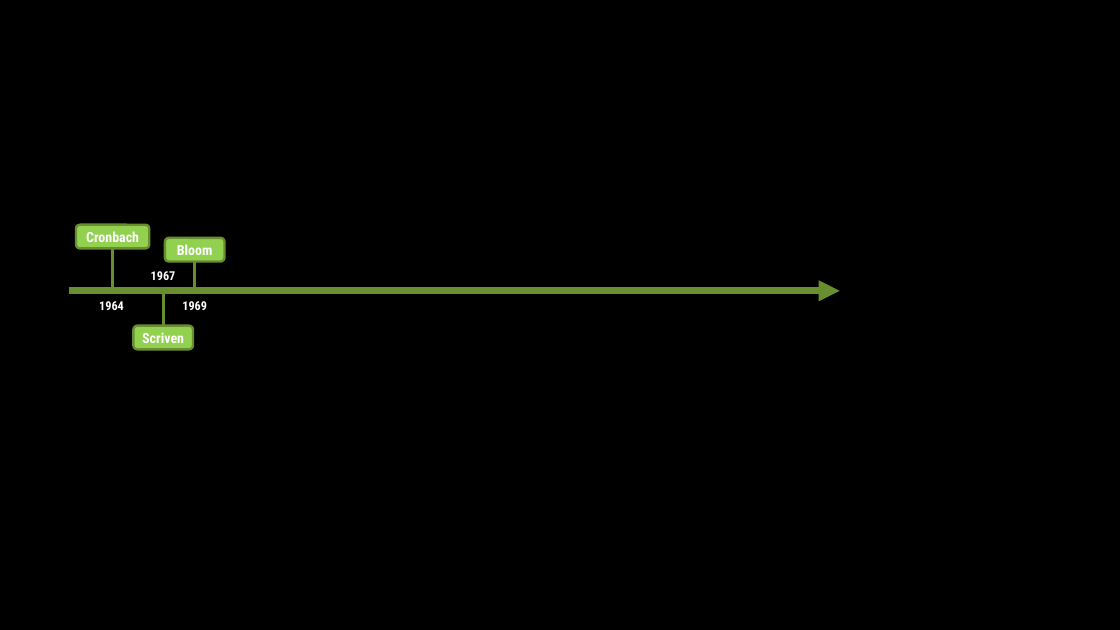
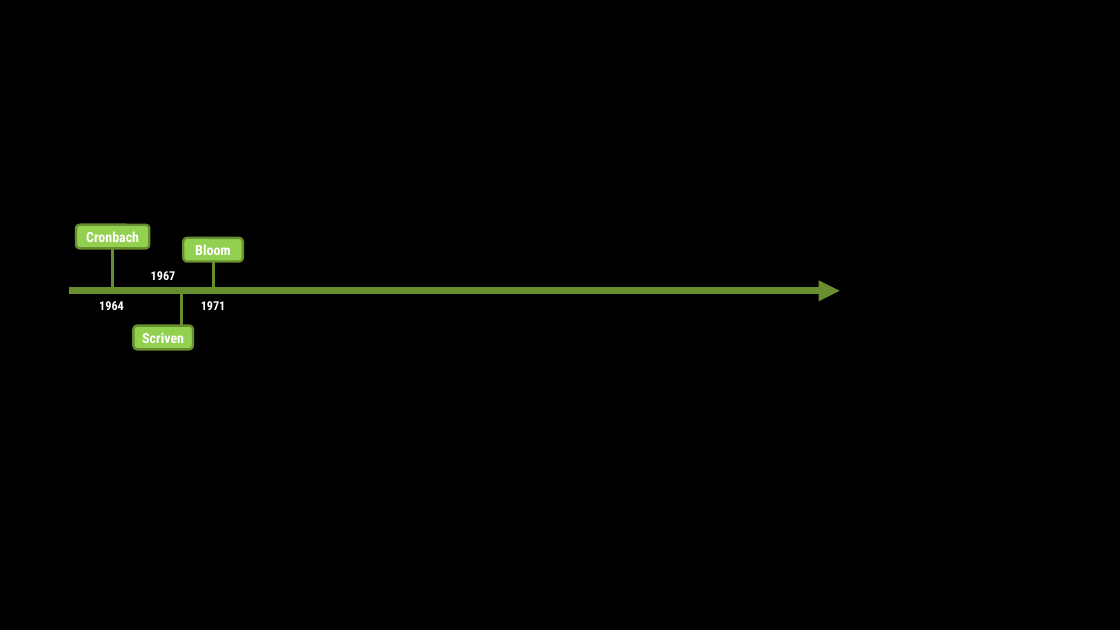
Before and after one commit to SonjaHahn/ScaRM2, a slide deck: slide 3 of img/timeline.pptx. Drawn at 1120x630 pixels with LibreOffice and Linux fonts; fonts in the diff are those of the drawing. Boxes give left, top, right and bottom in pixels: in the first picture for what was removed or moved away, otherwise in the second. Text is boxed around its words. In the diff, an @@ line names an element or a change of style, - is before the commit and + after.

```diff
--- a/img/timeline.pptx
+++ b/img/timeline.pptx
@@ 2 lines, 1 rounded rectangle: place and size @@
-2 lines, 1 rounded rectangle at [163, 238, 224, 326]
+2 lines, 1 rounded rectangle at [181, 238, 243, 326]
@@ text at [201, 301, 226, 310]: text changed @@
-1969
+1971
```
Also in this commit, not shown: 11 other files.
